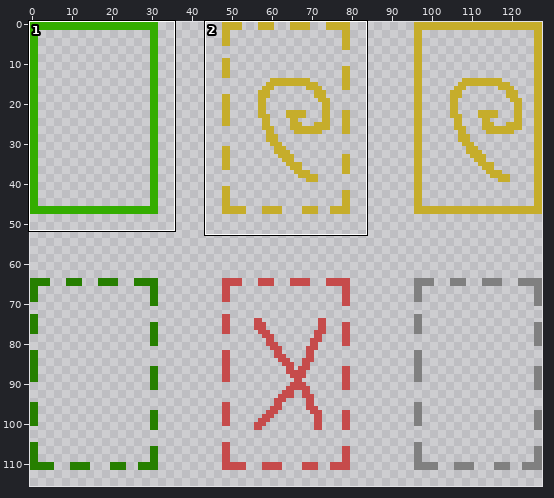
Two versions of one sprite sheet, Assets/PlayableSpot.png. Above, an overview of the earlier version with the close-up marked.
Close-up. Earlier state:
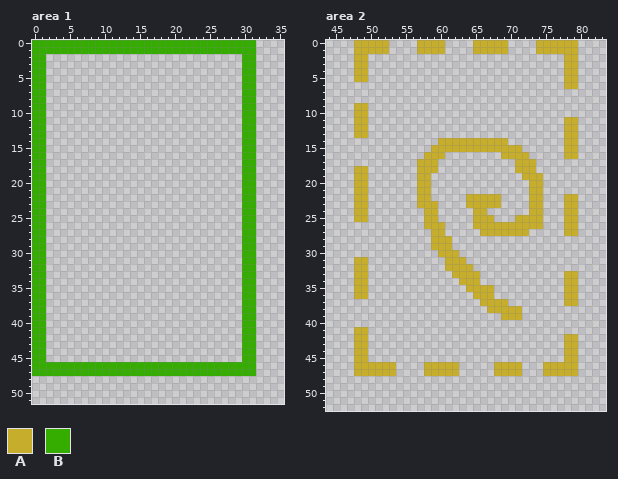
The file is 128x128 pixels. Shown: area 1: x 0..35, y 0..51; area 2: x 44..83, y 0..52. The wide view leaves out empty margins. The commit also changed other parts of the picture, which this record leaves out.
Palette (. is transparent): A #c6ad2b  B #34ad00
After:
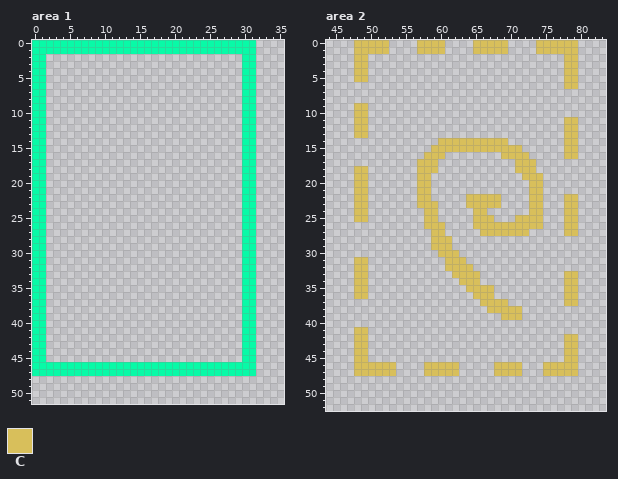
Colours new in this view: C #d8bf5b
From old to new:
@@ palette @@
-B #34ad00
+B #08faa7
--- area 2
@@ x 44..83 @@
- 0 ....AAAAA....AAAA....AAAAA....AAAAAA....
- 1 ....AAAAA....AAAA....AAAAA....AAAAAA....
- 2 ....AA............................AA....
- 3 ....AA............................AA....
- 4 ....AA............................AA....
- 5 ....AA............................AA....
- 6 ..................................AA....
+ 0 ....CCCCC....CCCC....CCCCC....CCCCCC....
+ 1 ....CCCCC....CCCC....CCCCC....CCCCCC....
+ 2 ....CC............................CC....
+ 3 ....CC............................CC....
+ 4 ....CC............................CC....
+ 5 ....CC............................CC....
+ 6 ..................................CC....
  7 ........................................
  8 ........................................
- 9 ....AA..................................
-10 ....AA..................................
-11 ....AA............................AA....
-12 ....AA............................AA....
-13 ....AA............................AA....
-14 ................AAAAAAAAAA........AA....
-15 ...............AAAAAAAAAAAAA......AA....
-16 ..............AAA........AAAA.....AA....
-17 .............AAA...........AAA..........
-18 ....AA.......AAA...........AAA..........
-19 ....AA.......AA.............AAA.........
-20 ....AA.......AA..............AA.........
-21 ....AA.......AA..............AA.........
-22 ....AA.......AA.....AAAAA....AA...AA....
-23 ....AA.......AAA....AAAAA....AA...AA....
-24 ....AA........AA.....AA......AA...AA....
-25 ....AA........AA.....AAA...AAAA...AA....
-26 ..............AAA....AAAAAAAAAA...AA....
-27 ...............AA.....AAAAAAA.....AA....
-28 ...............AAA......................
-29 ...............AAA......................
-30 ................AAA.....................
-31 ....AA...........AAA....................
-32 ....AA...........AAAA...................
-33 ....AA............AAAA............AA....
-34 ....AA.............AAA............AA....
-35 ....AA..............AAAA..........AA....
-36 ....AA...............AAA..........AA....
-37 ......................AAAA........AA....
-38 .......................AAAAA............
-39 .........................AAA............
+ 9 ....CC..................................
+10 ....CC..................................
+11 ....CC............................CC....
+12 ....CC............................CC....
+13 ....CC............................CC....
+14 ................CCCCCCCCCC........CC....
+15 ...............CCCCCCCCCCCCC......CC....
+16 ..............CCC........CCCC.....CC....
+17 .............CCC...........CCC..........
+18 ....CC.......CCC...........CCC..........
+19 ....CC.......CC.............CCC.........
+20 ....CC.......CC..............CC.........
+21 ....CC.......CC..............CC.........
+22 ....CC.......CC.....CCCCC....CC...CC....
+23 ....CC.......CCC....CCCCC....CC...CC....
+24 ....CC........CC.....CC......CC...CC....
+25 ....CC........CC.....CCC...CCCC...CC....
+26 ..............CCC....CCCCCCCCCC...CC....
+27 ...............CC.....CCCCCCC.....CC....
+28 ...............CCC......................
+29 ...............CCC......................
+30 ................CCC.....................
+31 ....CC...........CCC....................
+32 ....CC...........CCCC...................
+33 ....CC............CCCC............CC....
+34 ....CC.............CCC............CC....
+35 ....CC..............CCCC..........CC....
+36 ....CC...............CCC..........CC....
+37 ......................CCCC........CC....
+38 .......................CCCCC............
+39 .........................CCC............
 40 ........................................
-41 ....AA..................................
-42 ....AA............................AA....
-43 ....AA............................AA....
-44 ....AA............................AA....
-45 ....AA............................AA....
-46 ....AAAAAA....AAAAA.....AAAA...AAAAA....
-47 ....AAAAAA....AAAAA.....AAAA...AAAAA....
+41 ....CC..................................
+42 ....CC............................CC....
+43 ....CC............................CC....
+44 ....CC............................CC....
+45 ....CC............................CC....
+46 ....CCCCCC....CCCCC.....CCCC...CCCCC....
+47 ....CCCCCC....CCCCC.....CCCC...CCCCC....
 48 ........................................
Where, in picture pixels (left, top, right, bottom), the same in both close-ups:
changed: (32, 40, 256, 376)
changed: (354, 40, 578, 376)
